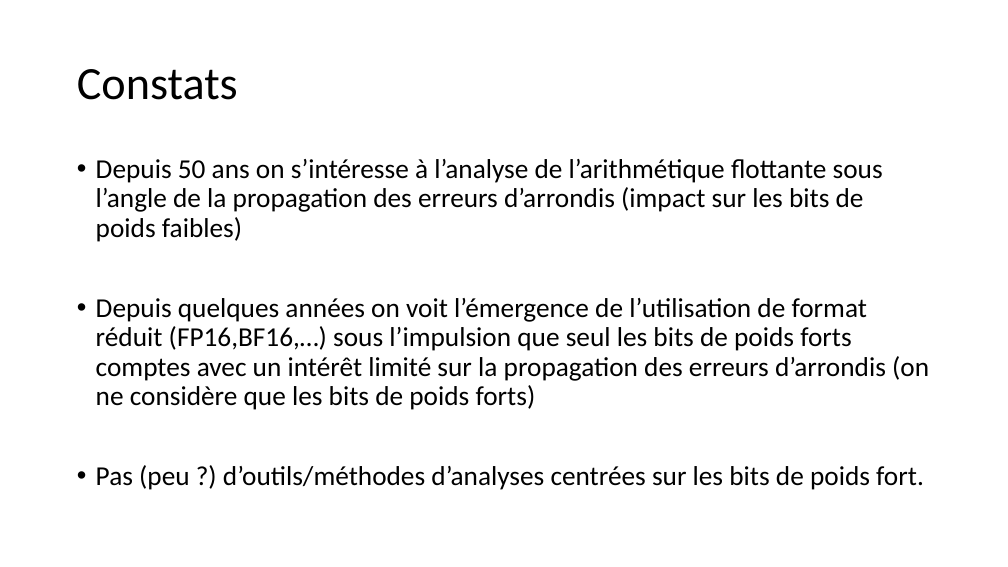
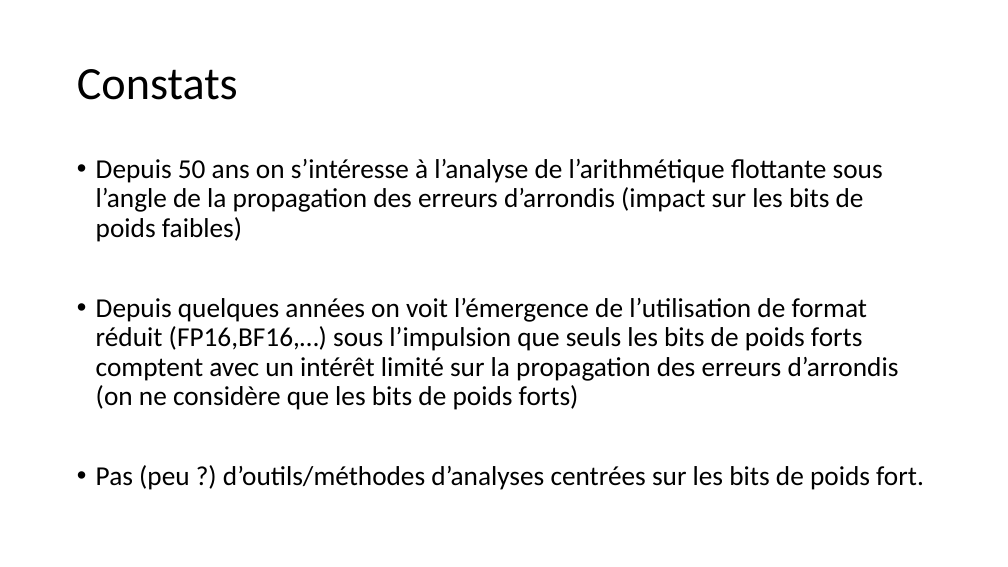
Before and after one commit to ddavid42/chromatic, a slide deck: slide 2 of Presentation/Représentation et analyse chromatique de l’influence des valeurs.odp. Drawn at 1008x567 pixels with LibreOffice and Linux fonts; fonts in the diff are those of the drawing. Boxes give left, top, right and bottom in pixels: in the first picture for what was removed or moved away, otherwise in the second. Text is boxed around its words. In the diff, an @@ line names an element or a change of style, - is before the commit and + after.

Commit message:
correct some typos in the presentation

```diff
--- a/Presentation/Représentation et analyse chromatique de l’influence des valeurs.odp
+++ b/Presentation/Représentation et analyse chromatique de l’influence des valeurs.odp
@@ text at box(96, 298, 899, 410): text changed @@
-• Depuis quelques années on voit l’émergence de l’utilisation de format réduit (FP16,BF16,…) sous l’impulsion que seul les bits de poids forts comptes avec un intérêt limité sur la propagation des erreurs d’arrondis (on ne considère que les bits de poids forts)
+• Depuis quelques années on voit l’émergence de l’utilisation de format réduit (FP16,BF16,…) sous l’impulsion que seuls les bits de poids forts comptent avec un intérêt limité sur la propagation des erreurs d’arrondis (on ne considère que les bits de poids forts)
```
Also in this commit, not shown: 7 other slides changed.
